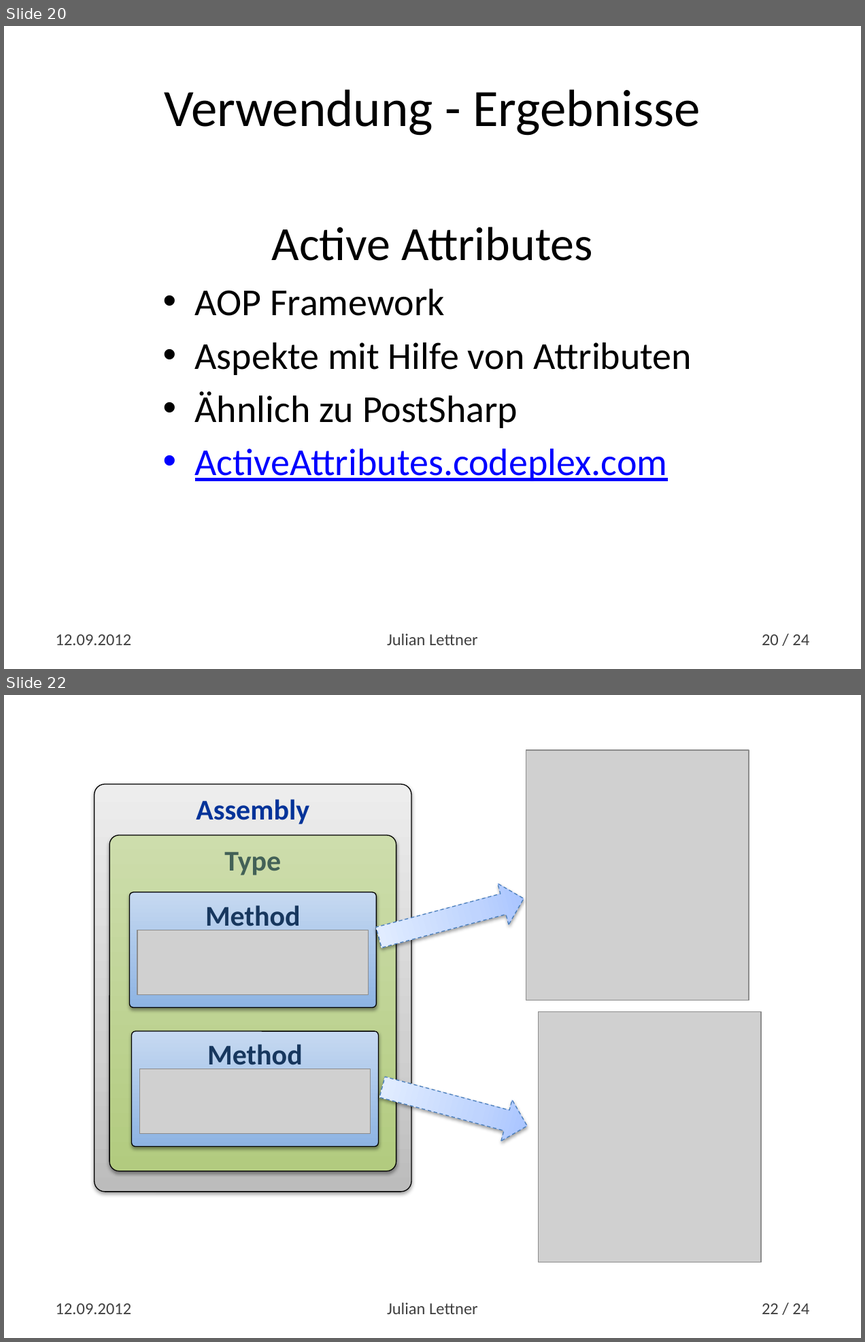
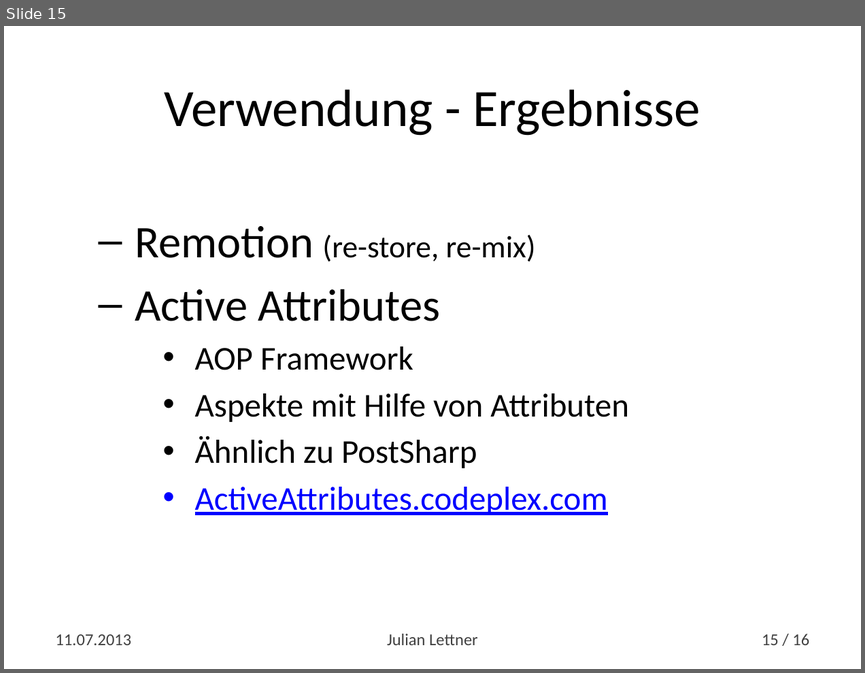
Before and after one commit to yln/TypePipeDemo, a slide deck: A Code Generation Pipeline for .NET.pptx. Shown one above the other, each under a label of ours: slides 20 and 22 before the commit, slide 15 after it; the slides between them are not shown. The pictures are 865x1342 and 865x673 pixels, drawn with LibreOffice and Linux fonts; fonts in the diff are those of the drawing; grey boxes stand for pictures. Boxes give left, top, right and bottom in pixels: in the first picture for what was removed or moved away, otherwise in the second. Text is boxed around its words. In the diff, an @@ line names an element or a change of style, - is before the commit and + after.

```diff
--- a/A Code Generation Pipeline for .NET.pptx
+++ b/A Code Generation Pipeline for .NET.pptx
@@ slide 22 removed at (x1=4, y1=695, x2=861, y2=1338), background #FFFFFF @@
@@ group removed at (x1=94, y1=750, x2=762, y2=1261): 4 pictures, 4 rounded rectangles, 2 down arrows @@
-Assembly
-Type
-Method
-Method
@@ text removed at (x1=56, y1=1303, x2=132, y2=1314) @@
-12.09.2012
@@ text removed at (x1=387, y1=1302, x2=478, y2=1314) @@
-Julian Lettner
@@ page number removed at (x1=762, y1=1303, x2=809, y2=1314) @@
-22 / 24
@@ what was slide 20 is now slide 15 @@
@@ slide 15 changed as well @@
@@ text at (x1=135, y1=226, x2=536, y2=261): paragraph added @@
+  – Remotion (re-store, re-mix)
@@ text at (x1=135, y1=288, x2=629, y2=515): size 40 to 38 pt in "Active Attributes"; size 32 to 28 pt in "AOP Framework", "Aspekte mit Hilfe von Attributen", "Ähnlich zu PostSharp", "ActiveAttributes.codeplex.com"; alignment centre to left; bullet none to –; list level 1 to 2 in "Active Attributes" @@
@@ text at (x1=56, y1=634, x2=132, y2=645): text changed @@
-12.09.2012
+11.07.2013
@@ page number at (x1=762, y1=633, x2=809, y2=645): text changed @@
-20 / 24
+15 / 16
```
Also in this commit, not shown: 13 other slides changed, 1 slide added, 8 other slides removed.
